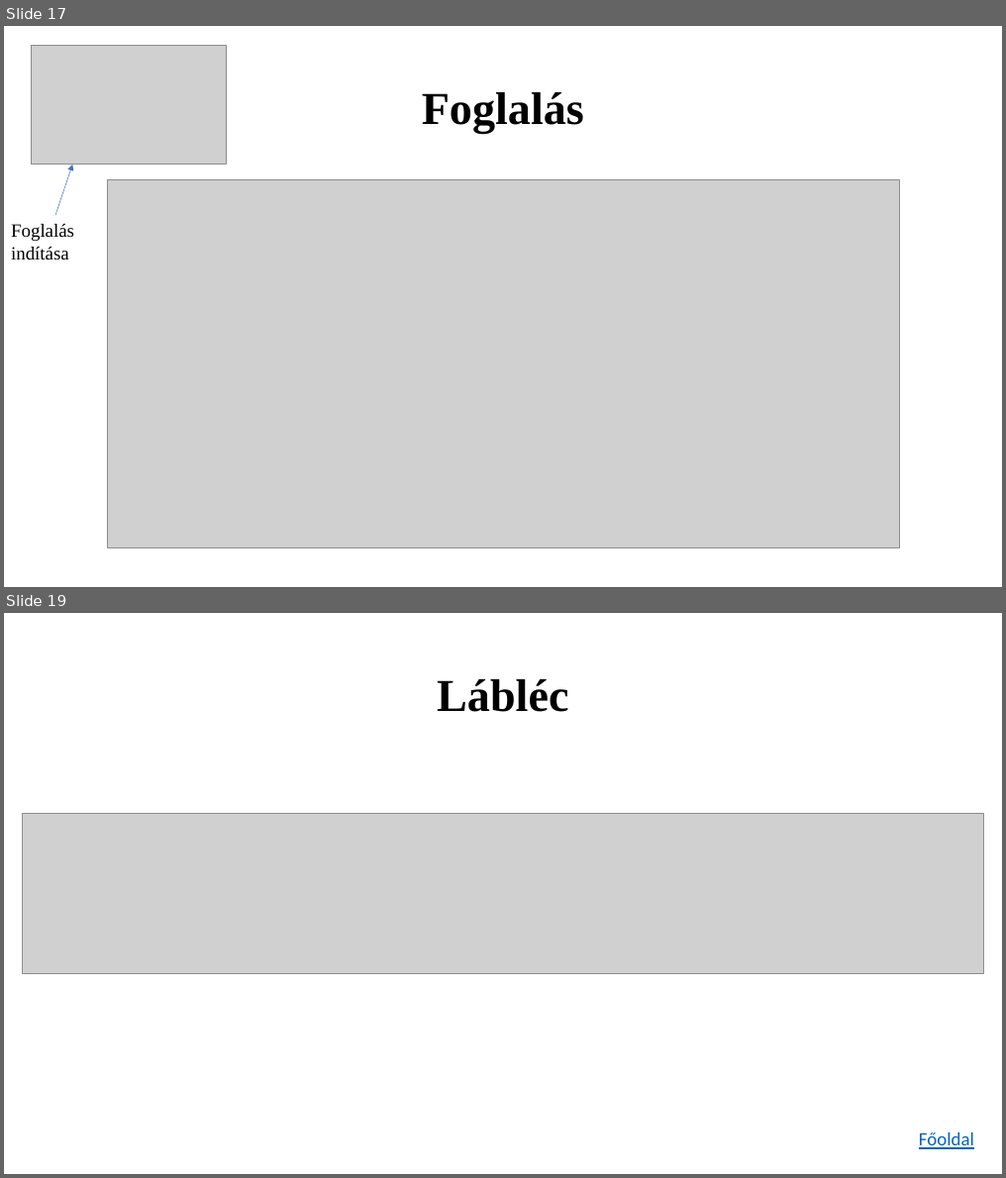
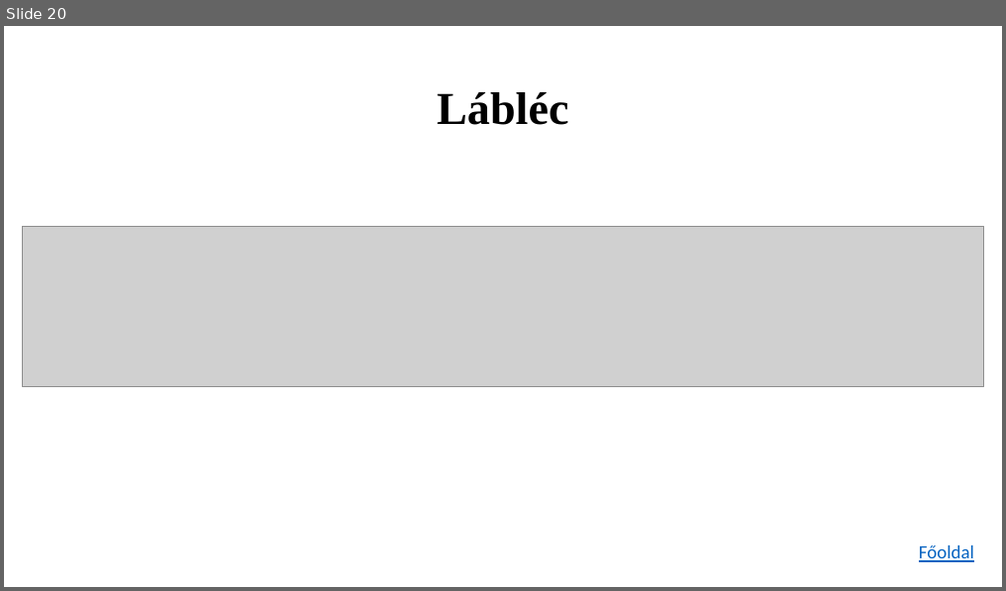
Before and after one commit to K0RN3L07/ParKing, a slide deck: Dokumentumok/ParKing-prezentacio.pptx. Shown one above the other, each under a label of ours: slides 17 and 19 before the commit, slide 20 after it; the slides between them are not shown. The pictures are 1006x1178 and 1006x591 pixels, drawn with LibreOffice and Linux fonts; fonts in the diff are those of the drawing; grey boxes stand for pictures. Boxes give left, top, right and bottom in pixels: in the first picture for what was removed or moved away, otherwise in the second. Text is boxed around its words. In the diff, an @@ line names an element or a change of style, - is before the commit and + after.

```diff
--- a/Dokumentumok/ParKing-prezentacio.pptx
+++ b/Dokumentumok/ParKing-prezentacio.pptx
@@ slide 17 removed at box(4, 26, 1002, 587), background #FFFFFF @@
@@ picture removed at box(31, 45, 227, 164) @@
@@ title removed at box(422, 92, 584, 134) @@
-Foglalás
@@ arrow removed from (55, 215) to (73, 165) @@
@@ picture removed at box(107, 179, 899, 548) @@
@@ text removed at box(11, 224, 74, 261) @@
-Foglalás indítása
@@ what was slide 19 is now slide 20 @@
```
Also in this commit, not shown: 5 slides changed, 6 slides added, 4 other slides removed.
